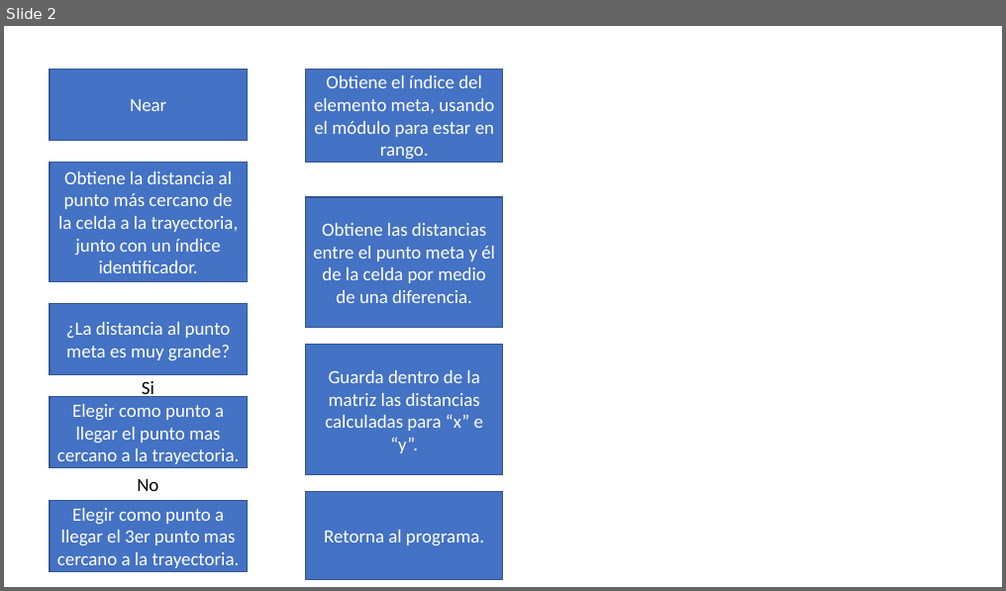
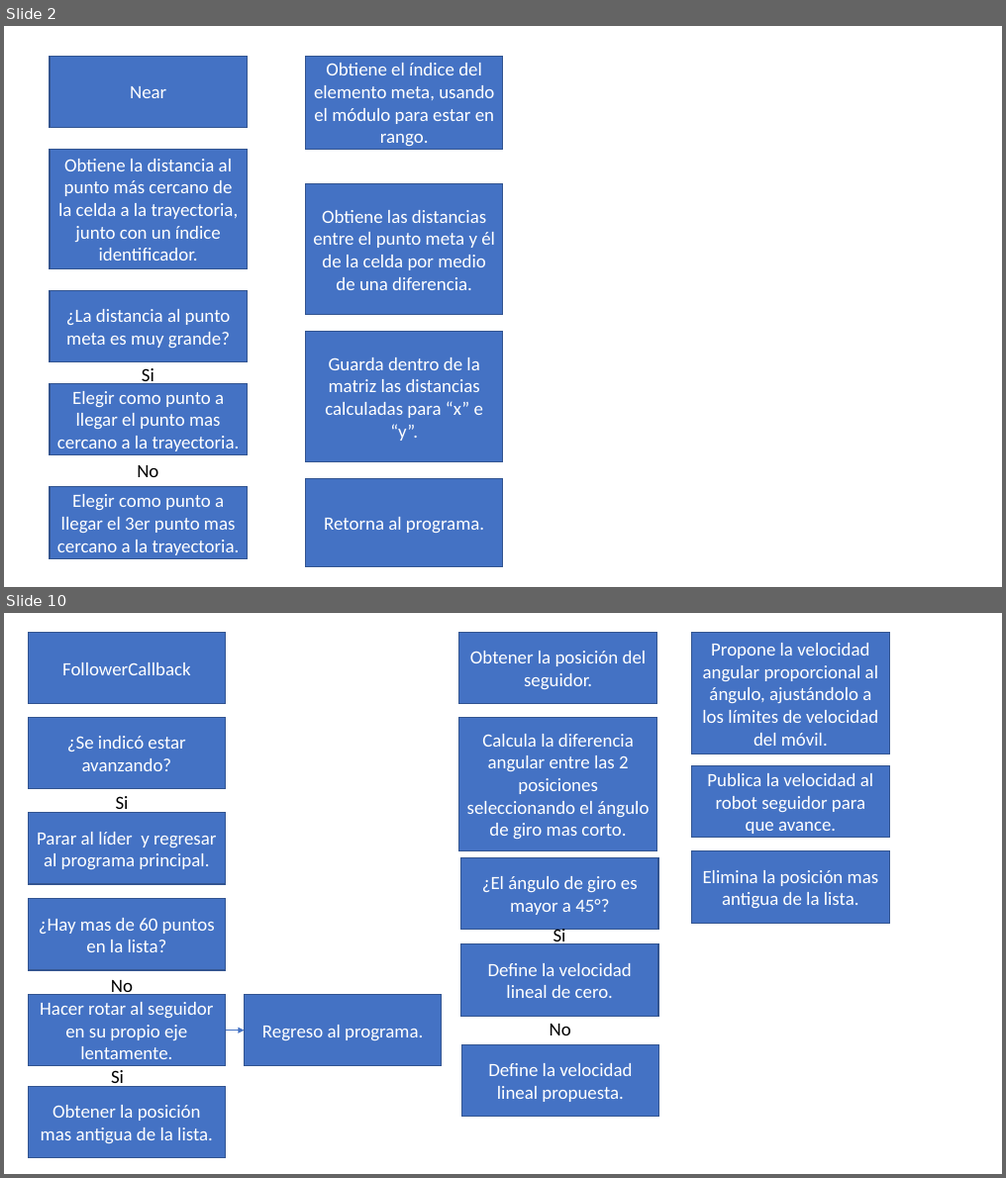
Before and after one commit to lfzarazuaa/Tesis_Lider_Seguidor, a slide deck: Diagramas_de_flujo.pptx. Shown one above the other, each under a label of ours: slide 2 before the commit, slides 2 and 10 after it; the slides between them are not shown. The pictures are 1006x591 and 1006x1178 pixels, drawn with LibreOffice and Linux fonts; fonts in the diff are those of the drawing. Boxes give left, top, right and bottom in pixels: in the first picture for what was removed or moved away, otherwise in the second. Text is boxed around its words. In the diff, an @@ line names an element or a change of style, - is before the commit and + after.

Commit message:
Agregados Diagramas de flujo del Lider y del Seguidor.

```diff
--- a/Diagramas_de_flujo.pptx
+++ b/Diagramas_de_flujo.pptx
@@ slide 10 added at (4, 613, 1002, 1174), background #FFFFFF @@
@@ rectangle added at (28, 633, 226, 704), fill #4472C4, outline #325491 1 pt, 18 pt, text #FFFFFF @@
+FollowerCallback
@@ rectangle added at (459, 633, 656, 704), fill #4472C4, outline #325491 1 pt, 18 pt, text #FFFFFF @@
+Obtener la posición del seguidor.
@@ rectangle added at (692, 633, 890, 755), fill #4472C4, outline #325491 1 pt, 18 pt, text #FFFFFF @@
+Propone la velocidad angular proporcional al ángulo, ajustándolo a los límites de velocidad del móvil.
@@ rectangle added at (28, 717, 226, 789), fill #4472C4, outline #325491 1 pt, 18 pt, text #FFFFFF @@
+¿Se indicó estar avanzando?
@@ rectangle added at (459, 717, 656, 852), fill #4472C4, outline #325491 1 pt, 18 pt, text #FFFFFF @@
+Calcula la diferencia angular entre las 2 posiciones seleccionando el ángulo de giro mas corto.
@@ rectangle added at (692, 765, 890, 838), fill #4472C4, outline #325491 1 pt, 18 pt, text #FFFFFF @@
+Publica la velocidad al robot seguidor para que avance.
@@ rectangle added at (28, 813, 226, 884), fill #4472C4, outline #325491 1 pt, 18 pt, text #FFFFFF @@
+Parar al líder y regresar al programa principal.
@@ text added at (116, 796, 129, 814), 18 pt, text #000000 @@
+Si
@@ rectangle added at (461, 858, 659, 930), fill #4472C4, outline #325491 1 pt, 18 pt, text #FFFFFF @@
+¿El ángulo de giro es mayor a 45°?
@@ rectangle added at (692, 852, 890, 924), fill #4472C4, outline #325491 1 pt, 18 pt, text #FFFFFF @@
+Elimina la posición mas antigua de la lista.
@@ rectangle added at (28, 899, 226, 970), fill #4472C4, outline #325491 1 pt, 18 pt, text #FFFFFF @@
+¿Hay mas de 60 puntos en la lista?
@@ text added at (553, 929, 566, 945), 18 pt, text #000000 @@
+Si
@@ rectangle added at (461, 945, 659, 1017), fill #4472C4, outline #325491 1 pt, 18 pt, text #FFFFFF @@
+Define la velocidad lineal de cero.
@@ rectangle added at (28, 995, 226, 1066), fill #4472C4, outline #325491 1 pt, 18 pt, text #FFFFFF @@
+Hacer rotar al seguidor en su propio eje lentamente.
@@ text added at (111, 980, 133, 998), 18 pt, text #000000 @@
+No
@@ rectangle added at (245, 995, 442, 1066), fill #4472C4, outline #325491 1 pt, 18 pt, text #FFFFFF @@
+Regreso al programa.
@@ text added at (549, 1024, 571, 1036), 18 pt, text #000000 @@
+No
@@ arrow added from (226, 1031) to (245, 1031), #4472C4 0.5 pt @@
@@ rectangle added at (462, 1045, 659, 1117), fill #4472C4, outline #325491 1 pt, 18 pt, text #FFFFFF @@
+Define la velocidad lineal propuesta.
@@ rectangle added at (28, 1087, 226, 1158), fill #4472C4, outline #325491 1 pt, 18 pt, text #FFFFFF @@
+Obtener la posición mas antigua de la lista.
@@ text added at (111, 1070, 124, 1088), 18 pt, text #000000 @@
+Si
@@ slide 2 changed as well @@
@@ 9 rectangles, 2 texts: place and size @@
-9 rectangles, 2 texts at (50, 69, 503, 580)
+9 rectangles, 2 texts at (50, 56, 503, 568)
```
Also in this commit, not shown: 1 other slide changed, 7 other slides added, 1 slide removed.
